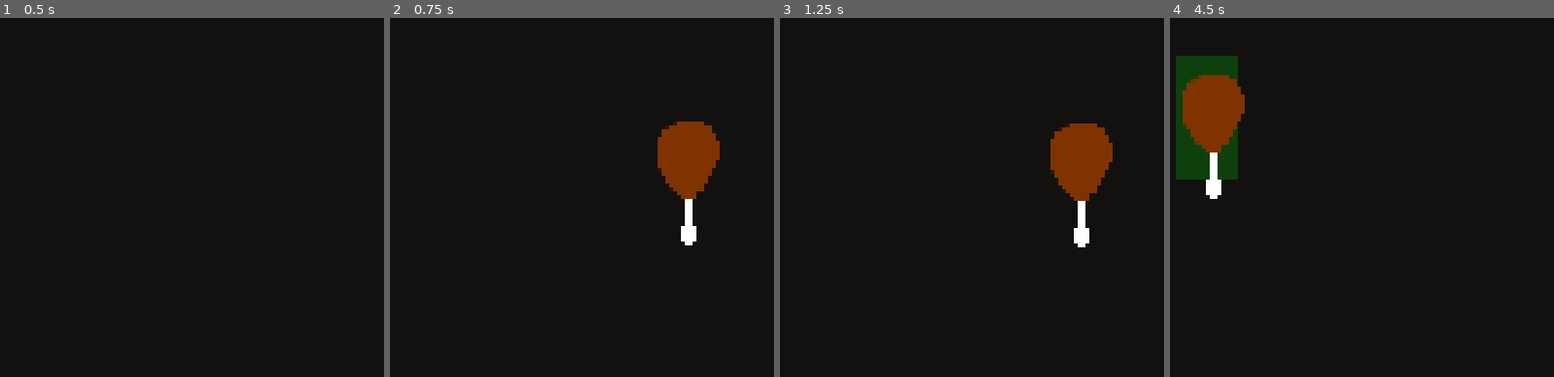
Above: before the commit, frames 1-4 (left to right).
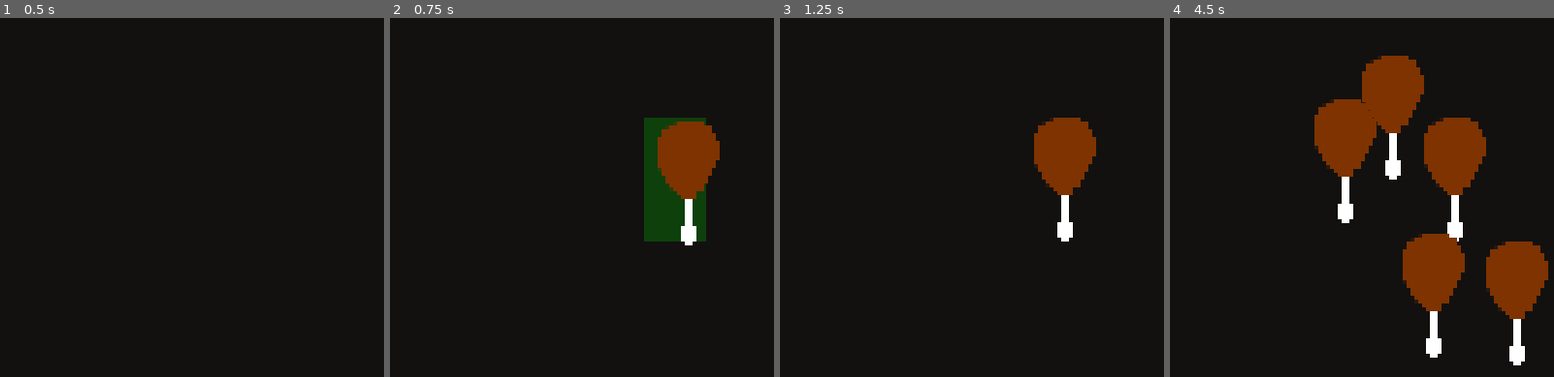
Above: after the commit, the same moments.

Repository: InRe-Dan/gmtk2024
Game: Godot game, scene res://main.tscn
The game is run twice, just before and just after one commit, with the same random seed, the same clock (stepped at 60 frames per second) and the same inputs.
Inputs (mouse positions are in pixels of both pictures, inside the frame that each line leads up to):
- Up to frame 1 (0.5 s): no input
- Up to frame 2 (0.75 s): tap Enter at 0.5 s; move the mouse to (689, 154) at 0.52 s; hold E (spawn_item) from 0.53 s (still down)
- Up to frame 3 (1.25 s): keep holding E (spawn_item); click (1079, 154) at 0.8 s
- Up to frame 4 (4.5 s): tap Space at 1.25, 4.25 s; move the mouse to (1262, 204) at 1.27 s; release E (spawn_item) at 1.28 s; click (1262, 204) at 1.35 s; tap E (spawn_item) at 1.55, 3.05 s; move the mouse to (1411, 71) at 2.02 s; hold E (spawn_item) 2.03-2.78 s; click (1411, 71) at 2.3 s; tap Enter at 2.75 s; move the mouse to (1338, 280) at 2.77 s; click (1338, 280) at 2.85 s; move the mouse to (1511, 254) at 3.52 s; hold E (spawn_item) 3.53-4.28 s; click (1511, 254) at 3.8 s; move the mouse to (1212, 104) at 4.27 s; click (1212, 104) at 4.35 s

Frame 1 is identical in both runs. In frame 2, 3.0% of the frame differs, in the area x 66-83%, y 27-63%; in frame 3, 2.6%; in frame 4, 21%, in the area x 1-99%, y 10-97%.

Commit message:
Item placement

Diff:
--- a/Globals.gd
+++ b/Globals.gd
@@ -5,6 +5,7 @@
 
 ## Grid slot cell size in pixels
 const cell_size: Vector2i = Vector2i(16, 16)
+const cell_size_half: Vector2 = Vector2(cell_size) / 2.0
 
 ## Item drag speed
 const drag_speed: float = 20.0
--- a/Grid/grid.gd
+++ b/Grid/grid.gd
@@ -21,7 +21,16 @@
 	initialize(8,8)
 
 
+## Called every frame. 'delta' is the elapsed time since the previous frame.
+func _process(delta: float) -> void:
+	if held_item:
+		held_item.drag(delta)
+
+
 func _input(event: InputEvent) -> void:
+	if event.is_action_pressed("submit"):
+		place_item()
+
 	# TODO: REMOVE (testing stuff)
 	if event.is_action_pressed("spawn_item"):
 		var new_item: GridItem = grid_item_scene.instantiate()
@@ -29,24 +38,24 @@
 		new_item.selected = true
 		held_item = new_item
 		add_child(new_item)
+		if current_slot:
+			_on_slot_mouse_entered(current_slot)
 
 
 ## Mouse hovered grid slot
 func _on_slot_mouse_entered(slot: GridSlot) -> void:
 	current_slot = slot
 
+	if held_item:
+		can_place = check_slot_availability(get_slot_positions(current_slot, held_item.item))
+
+
+## Mouse hovered off grid slot
+func _on_slot_mouse_exited(slot: GridSlot) -> void:
 	# Clear slot statuses
 	for row: Array[GridSlot] in matrix:
 		for grid_slot: GridSlot in row:
 			grid_slot.set_color(GridSlot.State.DEFAULT)
-
-	if held_item:
-		check_slot_availability(get_slot_positions())
-
-
-## Mouse hovered off grid slot
-func _on_slot_mouse_exited(slot: GridSlot) -> void:
-	slot.set_color(GridSlot.State.DEFAULT)
 
 
 ## Initializes the grid to be a certain size
@@ -85,13 +94,45 @@
 	return grid_slot
 
 
-## Returns a list of slot positions based on the hovered slot and held item
-func get_slot_positions() -> Array[Vector2i]:
+## Attempts to place the currently held item
+func place_item() -> void:
+	if not held_item or not is_instance_valid(held_item): return
+	if not can_place or not current_slot: return
+
+	var item: GridItem = held_item
+	var root_slot: GridSlot = current_slot
+	var slots: Array[GridSlot]
+
+	held_item = null
+	current_slot = null
+
+	# Iterate over slot positions
+	for grid_pos in get_slot_positions(root_slot, item.item):
+		var slot: GridSlot = null
+
+		# Check if the relative grid position exists outside the grid bounds
+		if grid_pos.x >= 0 and grid_pos.x < col_count and grid_pos.y >= 0 and grid_pos.y < row_count:
+			slots.append(matrix[grid_pos.y][grid_pos.x])
+		else:
+			return
+
+	# Iterate over slots
+	for slot: GridSlot in slots:
+		slot.item_stored = item
+
+	# Submit item at position
+	item.position = root_slot.position
+
+	_on_slot_mouse_exited(root_slot)
+
+
+## Returns a list of slot positions based on the passed slot and passed item
+func get_slot_positions(slot: GridSlot, item: Item) -> Array[Vector2i]:
 	var positions: Array[Vector2i]
 
 	# Iterate over all of the cell positions relative to the root (0, 0) cell
-	for relative_position: Vector2i in held_item.item.relative_cells:
-		positions.append(current_slot.grid_position + relative_position)
+	for relative_position: Vector2i in item.relative_cells:
+		positions.append(slot.grid_position + relative_position)
 
 	return positions
 
--- a/Grid/grid_slot.gd
+++ b/Grid/grid_slot.gd
@@ -10,7 +10,7 @@
 
 enum State {DEFAULT, OCCUPIED, AVAILABLE}
 
-var item_stored = null
+var item_stored: GridItem = null
 
 var initialized: bool = false
 
--- a/Item/grid_item.gd
+++ b/Item/grid_item.gd
@@ -15,10 +15,9 @@
 	texture_rect.texture = item.sprite
 
 
-# Called every frame. 'delta' is the elapsed time since the previous frame.
-func _process(delta: float) -> void:
-	if selected:
-		global_position = lerp(global_position, get_global_mouse_position(), delta * Globals.drag_speed)
+## Called every frame to drag the food to the cursor
+func drag(delta: float) -> void:
+	global_position = lerp(global_position, get_global_mouse_position() - Globals.cell_size_half, delta * Globals.drag_speed)
 
 
 ## Initializes this item
--- a/Item/grid_item.tscn
+++ b/Item/grid_item.tscn
@@ -7,8 +7,6 @@
 script = ExtResource("1_nf64v")
 
 [node name="TextureRect" type="TextureRect" parent="."]
-offset_left = -8.0
-offset_top = -8.0
-offset_right = 8.0
-offset_bottom = 24.0
+offset_right = 16.0
+offset_bottom = 32.0
 mouse_filter = 2
--- a/project.godot
+++ b/project.godot
@@ -43,6 +43,11 @@
 
 [input]
 
+submit={
+"deadzone": 0.5,
+"events": [Object(InputEventMouseButton,"resource_local_to_scene":false,"resource_name":"","device":-1,"window_id":0,"alt_pressed":false,"shift_pressed":false,"ctrl_pressed":false,"meta_pressed":false,"button_mask":1,"position":Vector2(223, 26),"global_position":Vector2(239, 106),"factor":1.0,"button_index":1,"canceled":false,"pressed":true,"double_click":false,"script":null)
+]
+}
 spawn_item={
 "deadzone": 0.5,
 "events": [Object(InputEventKey,"resource_local_to_scene":false,"resource_name":"","device":-1,"window_id":0,"alt_press …(192 unchanged characters)…
